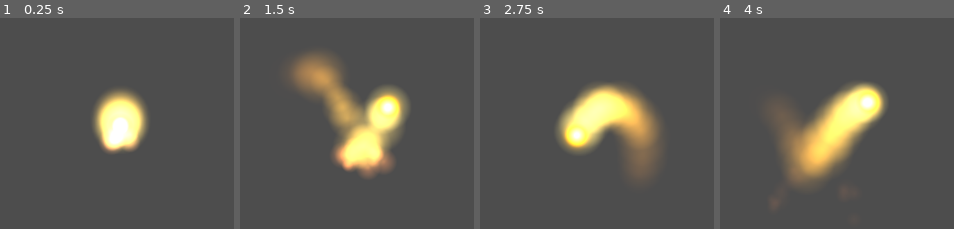
Above: before the commit, frames 1-4 (left to right).
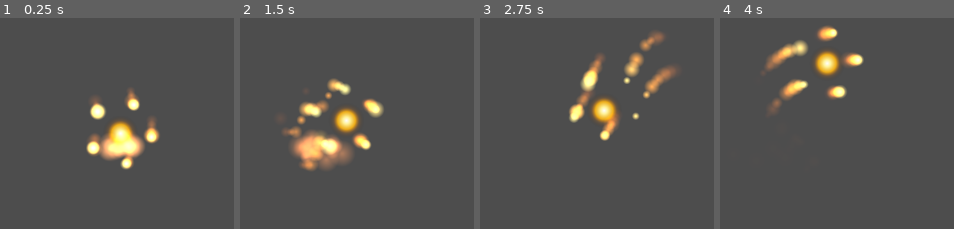
Above: after the commit, the same moments.

Repository: Ito-x/Zell
Game: Godot game, scene res://scenes/world/LesYeux.tscn
The game is run twice, just before and just after one commit, with the same random seed, the same clock (stepped at 60 frames per second) and the same inputs.
Inputs:
- Up to frame 1 (0.25 s): no input
- Up to frame 2 (1.5 s): tap Enter at 0.5 s; hold Space (jump) 0.53-1.28 s; hold D (move_right) from 0.53 s (still down); tap Space (jump) at 1.35 s
- Up to frame 3 (2.75 s): tap Space (jump) at 1.52, 1.82 s; release D (move_right) at 2.03 s; hold A (move_left) from 2.03 s (still down); hold Space (jump) from 2.03 s (still down)
- Up to frame 4 (4 s): release A (move_left) at 2.78 s; release Space (jump) at 2.78 s; hold D (move_right) from 2.78 s (still down); tap Space (jump) at 2.85, 3.02, 3.32 s; hold Space (jump) from 3.53 s (still down)

The runs differ from the first frame. In frame 1, 7.4% of the frame differs, in the area x 36-69%, y 33-72%; in frame 2, 18%, in the area x 18-73%, y 16-76%; in frame 3, 15%; in frame 4, 17%.

Commit message:
feat(player): caméra + système HP (5 flammèches en orbite) + son de marche
Objectif 2 — Caméra :
- Script PlayerCamera.gd : look-ahead horizontal, zone morte verticale (drag margins), méthode shake() prête pour les futurs impacts

Objectif 3 — Vie et cohérence :
- 5 PV avec 5 flammèches ambrées qui orbitent autour de Zell (ParticleProcessMaterial PPM_ember)
- iframes 0.7s avec clignotement du sprite
- Trail des flammèches réduit quand elles passent devant Zell (sens du déplacement) pour ne pas empiéter sur le chara design
- Debug : F1 = subir 1 dégât, F2 = soigner 1 PV
- Aura statique de Zell désactivée pour éviter la concurrence visuelle avec les flammèches

Mouvement :
- Son de marche (test 2 marche.wav) bouclé au runtime, démarre/stoppe avec le déplacement au sol
- Gravité JUMP_RELEASE_MULT ×4 pendant l'ascension si saut relâché (mini-saut Hollow Knight-like)

CDC : Objectif 3 mis à jour avec la décision "satellites en orbite" et la règle d'upgrade HP

Diff:
--- a/scenes/player/Player.gd
+++ b/scenes/player/Player.gd
@@ -5,20 +5,60 @@
 const ACCELERATION        := 1800.0   # Plus élevé = démarrage plus réactif
 const FRICTION            := 1400.0   # Plus élevé = arrêt plus brusque
 const JUMP_VELOCITY       := -500.0   # Négatif car Y vers le haut en Godot
-const JUMP_CUT_MULTIPLIER := 0.35     # Réduit la vitesse si saut relâché tôt
+const JUMP_CUT_MULTIPLIER := 0.0      # 0.0 = mini-saut quasi-inexistant (Hollow Knight-like). 0.15-0.30 pour plus de marge.
 const GRAVITY             := 1200.0
 const FALL_GRAVITY_MULT   := 1.8      # Chute plus rapide qu'ascension (feel naturel)
+const JUMP_RELEASE_MULT   := 4.0      # Gravité ×N pendant l'ascension si saut relâché (rend le mini-saut vraiment mini)
 
 const COYOTE_TIME         := 0.12     # Secondes de grâce après le bord d'une plateforme
 const JUMP_BUFFER_TIME    := 0.10     # Secondes pendant lesquelles le saut est mémorisé
 const AIR_CONTROL_MULT    := 0.65     # Accélération en l'air = AIR_CONTROL_MULT × accélération au sol (entre Mario et Hollow Knight)
 
 const JUMP_SOUND_DURATION := 0.25     # Durée max du son de saut (coupe le clic en fin de .wav)
+
+# ---- Paramètres de vie ----
+const MAX_HP              := 5        # PV de base (chaque satellite = 1 PV au départ)
+const IFRAME_DURATION     := 0.7      # Secondes d'invulnérabilité après un coup pris
+const ORBIT_SPEED         := 0.6      # Vitesse de rotation des satellites autour de Zell (radians/s)
 
 # ---- Variables internes ----
 var coyote_timer      := 0.0
 var jump_buffer_timer := 0.0
 var was_on_floor      := false
+
+var current_hp        := MAX_HP
+var iframe_timer      := 0.0
+
+
+func _ready() -> void:
+	# Active le loop du son de marche au runtime (le .import n'est pas modifié)
+	if $WalkSound.stream is AudioStreamWAV:
+		$WalkSound.stream.loop_mode = AudioStreamWAV.LOOP_FORWARD
+	_update_health_display()
+
+
+func _process(delta: float) -> void:
+	# Rotation continue des satellites autour de Zell
+	($HealthDisplay as Node2D).rotation += ORBIT_SPEED * delta
+	_update_satellite_trails()
+
+
+func _update_satellite_trails() -> void:
+	# Quand une flammèche passe DEVANT Zell (dans le sens du déplacement),
+	# sa simulation s'accélère → particules meurent plus vite → trainée discrète.
+	# Quand elle est derrière, trail normal.
+	var move_dir: float = signf(velocity.x)
+	var rot: float = ($HealthDisplay as Node2D).rotation
+	for satellite: GPUParticles2D in $HealthDisplay.get_children():
+		if absf(move_dir) < 0.01:
+			satellite.speed_scale = 1.0
+			continue
+		# Position du satellite dans l'espace de Zell (après rotation de HealthDisplay)
+		var world_x: float = satellite.position.x * cos(rot) - satellite.position.y * sin(rot)
+		if signf(world_x) == move_dir:
+			satellite.speed_scale = 3.0   # devant : trail court
+		else:
+			satellite.speed_scale = 1.0   # derrière : trail normal
 
 
 func _physics_process(delta: float) -> void:
@@ -27,13 +67,28 @@
 	_update_jump_buffer(delta)
 	_process_jump()
 	_process_horizontal(delta)
+	_update_iframes(delta)
 	move_and_slide()
+
+
+func _unhandled_input(event: InputEvent) -> void:
+	# Debug : F1 = subir 1 dégât, F2 = soigner 1 PV
+	if event is InputEventKey and event.pressed and not event.echo:
+		if event.keycode == KEY_F1:
+			take_damage(1)
+		elif event.keycode == KEY_F2:
+			heal(1)
 
 
 func _apply_gravity(delta: float) -> void:
 	if not is_on_floor():
-		# Multiplicateur de gravité : chute plus vite qu'on monte
-		var mult := FALL_GRAVITY_MULT if velocity.y > 0.0 else 1.0
+		var mult := 1.0
+		if velocity.y > 0.0:
+			# Phase de chute : gravité boostée pour un feel plus net
+			mult = FALL_GRAVITY_MULT
+		elif not Input.is_action_pressed("jump"):
+			# Phase d'ascension MAIS saut relâché : gravité fortement boostée → mini-saut
+			mult = JUMP_RELEASE_MULT
 		velocity.y += GRAVITY * mult * delta
 
 
@@ -71,15 +126,17 @@
 		jump_buffer_timer = 0.0
 		_play_jump_sound()
 
+	# Saut court : tant que la touche n'est pas maintenue et qu'on monte encore,
+	# on plafonne la vitesse verticale (réagit à un relâché même très tardif)
+	var jump_cut_cap := JUMP_VELOCITY * JUMP_CUT_MULTIPLIER  # ex: -500 * 0.0 = 0
+	if not Input.is_action_pressed("jump") and velocity.y < jump_cut_cap:
+		velocity.y = jump_cut_cap
+
 
 func _play_jump_sound() -> void:
 	$JumpSound.play()
 	await get_tree().create_timer(JUMP_SOUND_DURATION).timeout
 	$JumpSound.stop()
-
-	# Saut court : si on relâche pendant la montée, on coupe l'élan
-	if Input.is_action_just_released("jump") and velocity.y < 0.0:
-		velocity.y *= JUMP_CUT_MULTIPLIER
 
 
 func _process_horizontal(delta: float) -> void:
@@ -95,4 +152,55 @@
 		velocity.x = move_toward(velocity.x, 0.0, FRICTION * control_mult * delta)
 
 	# Trainée de marche : uniquement au sol, quand on bouge réellement
-	$ZellVisual/Trail.emitting = is_on_floor() and absf(velocity.x) > 20.0
+	var is_walking := is_on_floor() and absf(velocity.x) > 20.0
+	$ZellVisual/Trail.emitting = is_walking
+
+	# Son de marche : démarre quand on commence à marcher, s'arrête quand on s'arrête
+	if is_walking and not $WalkSound.playing:
+		$WalkSound.play()
+	elif not is_walking and $WalkSound.playing:
+		$WalkSound.stop()
+
+
+# ============================================================
+# SYSTÈME DE VIE
+# ============================================================
+
+func take_damage(amount: int) -> void:
+	# Pendant les iframes : on ignore les coups
+	if iframe_timer > 0.0:
+		return
+	current_hp = max(current_hp - amount, 0)
+	iframe_timer = IFRAME_DURATION
+	_update_health_display()
+	if current_hp <= 0:
+		_die()
+
+
+func heal(amount: int) -> void:
+	current_hp = min(current_hp + amount, MAX_HP)
+	_update_health_display()
+
+
+func _update_iframes(delta: float) -> void:
+	if iframe_timer > 0.0:
+		iframe_timer = maxf(iframe_timer - delta, 0.0)
+		# Clignotement pendant l'invulnérabilité
+		var blink := int(iframe_timer * 12.0) % 2 == 0
+		$ZellVisual.modulate.a = 0.3 if blink else 1.0
+	else:
+		$ZellVisual.modulate.a = 1.0
+
+
+func _update_health_display() -> void:
+	# Allume / éteint les flammèches selon les PV restants
+	var satellites := $HealthDisplay.get_children()
+	for i in satellites.size():
+		var satellite: GPUParticles2D = satellites[i]
+		satellite.emitting = i < current_hp
+
+
+func _die() -> void:
+	# Provisoire : on respawn à plein PV (système de mort propre = Objectif 8)
+	current_hp = MAX_HP
+	_update_health_display()
--- a/scenes/player/Player.tscn
+++ b/scenes/player/Player.tscn
@@ -1,8 +1,10 @@
-[gd_scene load_steps=19 format=3]
+[gd_scene load_steps=22 format=3]
 
 [ext_resource type="Script" path="res://scenes/player/Player.gd" id="1_player"]
 [ext_resource type="AudioStream" path="res://assets/audio/player/Jump.wav" id="2_jump"]
 [ext_resource type="AudioStream" path="res://assets/audio/player/Atterrissage.wav" id="3_land"]
+[ext_resource type="Script" path="res://scenes/player/PlayerCamera.gd" id="4_camera"]
+[ext_resource type="AudioStream" path="res://assets/audio/player/test 2 marche.wav" id="5_walk"]
 
 [sub_resource type="CircleShape2D" id="CircleShape2D_player"]
 radius = 14.0
@@ -78,6 +80,25 @@
 [sub_resource type="GradientTexture1D" id="GradientTexture1D_land"]
 gradient = SubResource("Gradient_land")
 width = 128
+
+[sub_resource type="Gradient" id="Gradient_ember"]
+offsets = PackedFloat32Array(0.0, 0.3, 1.0)
+colors = PackedColorArray(1.0, 0.95, 0.45, 1.0, 1.0, 0.55, 0.08, 0.85, 0.6, 0.15, 0.0, 0.0)
+
+[sub_resource type="GradientTexture1D" id="GradientTexture1D_ember"]
+gradient = SubResource("Gradient_ember")
+width = 128
+
+[sub_resource type="ParticleProcessMaterial" id="PPM_ember"]
+emission_shape = 0
+direction = Vector3(0, -1, 0)
+spread = 20.0
+gravity = Vector3(0, -15, 0)
+initial_velocity_min = 4.0
+initial_velocity_max = 10.0
+scale_min = 0.35
+scale_max = 0.85
+color_ramp = SubResource("GradientTexture1D_ember")
 
 [sub_resource type="ParticleProcessMaterial" id="PPM_land"]
 emission_shape = 3
@@ -104,6 +125,7 @@
 scale = Vector2(0.20, 0.20)
 
 [node name="Aura" type="GPUParticles2D" parent="ZellVisual"]
+visible = false
 material = SubResource("CanvasItemMaterial_add")
 amount = 16
 lifetime = 0.7
@@ -141,6 +163,10 @@
 [node name="Camera2D" type="Camera2D" parent="."]
 position_smoothing_enabled = true
 position_smoothing_speed = 5.0
+drag_vertical_enabled = true
+drag_top_margin = 0.25
+drag_bottom_margin = 0.25
+script = ExtResource("4_camera")
 
 [node name="JumpSound" type="AudioStreamPlayer2D" parent="."]
 stream = ExtResource("2_jump")
@@ -148,3 +174,54 @@
 
 [node name="LandSound" type="AudioStreamPlayer2D" parent="."]
 stream = ExtResource("3_land")
+
+[node name="WalkSound" type="AudioStreamPlayer2D" parent="."]
+stream = ExtResource("5_walk")
+volume_db = 0.0
+
+[node name="HealthDisplay" type="Node2D" parent="."]
+
+[node name="Satellite1" type="GPUParticles2D" parent="HealthDisplay"]
+position = Vector2(45, 0)
+material = SubResource("CanvasItemMaterial_add")
+amount = 8
+lifetime = 0.3
+local_coords = false
+process_material = SubResource("PPM_ember")
+texture = SubResource("GradientTexture2D_soft")
+
+[node name="Satellite2" type="GPUParticles2D" parent="HealthDisplay"]
+position = Vector2(13.9, -42.8)
+material = SubResource("CanvasItemMaterial_add")
+amount = 8
+lifetime = 0.3
+local_coords = false
+process_material = SubResource("PPM_ember")
+texture = SubResource("GradientTexture2D_soft")
+
+[node name="Satellite3" type="GPUParticles2D" parent="HealthDisplay"]
+position = Vector2(-36.4, -26.45)
+material = SubResource("CanvasItemMaterial_add")
+amount = 8
+lifetime = 0.3
+local_coords = false
+process_material = SubResource("PPM_ember")
+texture = SubResource("GradientTexture2D_soft")
+
+[node name="Satellite4" type="GPUParticles2D" parent="HealthDisplay"]
+position = Vector2(-36.4, 26.45)
+material = SubResource("CanvasItemMaterial_add")
+amount = 8
+lifetime = 0.3
+local_coords = false
+process_material = SubResource("PPM_ember")
+texture = SubResource("GradientTexture2D_soft")
+
+[node name="Satellite5" type="GPUParticles2D" parent="HealthDisplay"]
+position = Vector2(13.9, 42.8)
+material = SubResource("CanvasItemMaterial_add")
+amount = 8
+lifetime = 0.3
+local_coords = false
+process_material = SubResource("PPM_ember")
+texture = SubResource("GradientTexture2D_soft")
--- /dev/null
+++ b/scenes/player/PlayerCamera.gd
@@ -0,0 +1,43 @@
+extends Camera2D
+
+# ---- Look-ahead horizontal ----
+const LOOKAHEAD_DISTANCE := 60.0   # Décalage max de la caméra dans le sens du mouvement
+const LOOKAHEAD_SPEED    := 3.0    # Vitesse à laquelle la caméra glisse vers le décalage
+
+# ---- Camera shake ----
+var shake_intensity := 0.0
+var shake_duration  := 0.0
+var shake_timer     := 0.0
+
+@onready var player: CharacterBody2D = get_parent()
+
+
+func _process(delta: float) -> void:
+	_update_lookahead(delta)
+	_update_shake(delta)
+
+
+func _update_lookahead(delta: float) -> void:
+	# Décale la caméra dans le sens où Zell se déplace (anticipe son intention)
+	var target_x := 0.0
+	if absf(player.velocity.x) > 20.0:
+		target_x = signf(player.velocity.x) * LOOKAHEAD_DISTANCE
+	offset.x = lerpf(offset.x, target_x, LOOKAHEAD_SPEED * delta)
+
+
+func _update_shake(delta: float) -> void:
+	if shake_timer <= 0.0:
+		offset.y = lerpf(offset.y, 0.0, 10.0 * delta)
+		return
+	shake_timer -= delta
+	# Intensité qui décroît progressivement
+	var current_intensity := shake_intensity * (shake_timer / shake_duration)
+	offset.x += randf_range(-current_intensity, current_intensity)
+	offset.y = randf_range(-current_intensity, current_intensity)
+
+
+# Appelable depuis n'importe où : ex. camera.shake(8.0, 0.3) au boss hit
+func shake(intensity: float, duration: float) -> void:
+	shake_intensity = intensity
+	shake_duration  = duration
+	shake_timer     = duration
Not shown, added: scenes/player/PlayerCamera.gd.uid
Not shown, changed: CAHIER_DES_CHARGES.md
Not shown, added: assets/audio/player/test 1 marche.wav
Not shown, added: assets/audio/player/test 2 marche.wav
